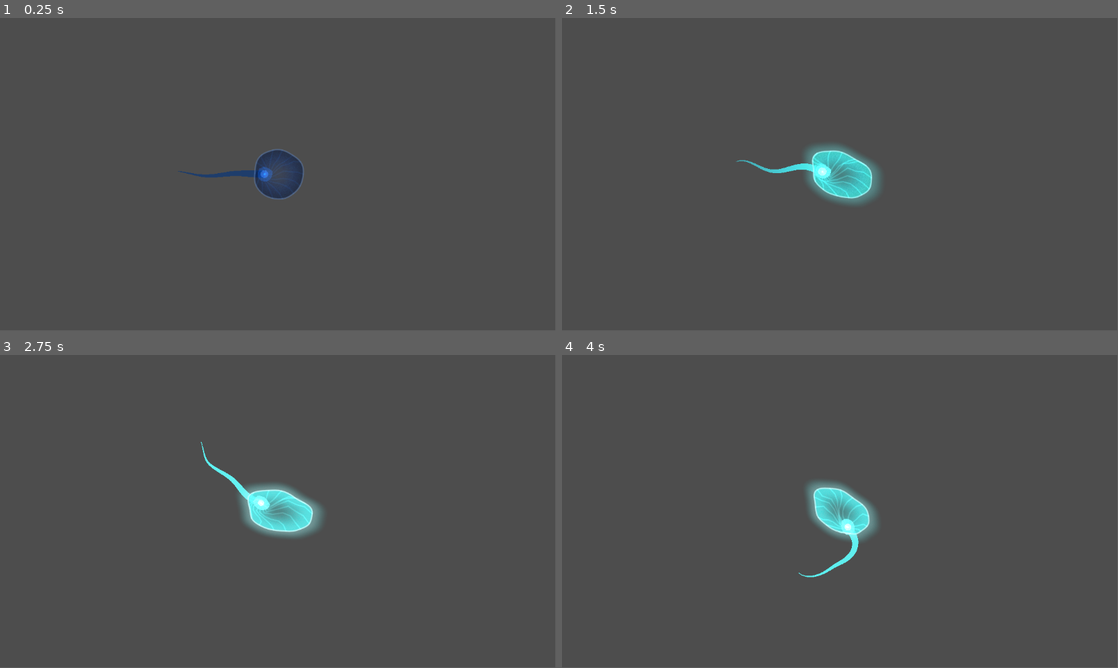
Above: before the commit, frames 1-4 (two rows, left to right).
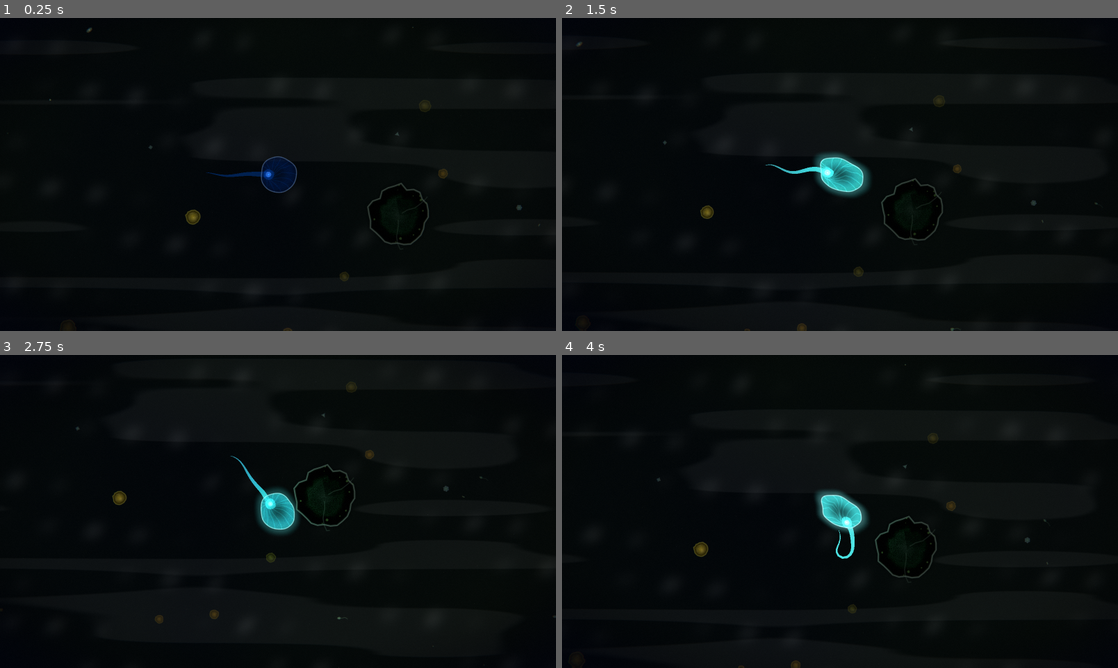
Above: after the commit, the same moments.

Repository: damarbob/crobe-playground
Game: Godot game, scene res://scenes/main.tscn
Two runs of this game, one before a commit and one after it. Both use one fixed random seed, a clock stepped at 60 frames per second and the inputs below.
Inputs:
- Up to frame 1 (0.25 s): no input
- Up to frame 2 (1.5 s): hold Right (ui_right) 0.53-1.28 s; hold Down (ui_down) from 1.28 s (still down)
- Up to frame 3 (2.75 s): release Down (ui_down) at 2.03 s; hold Right (ui_right) from 2.03 s (still down)
- Up to frame 4 (4 s): release Right (ui_right) at 2.78 s; hold Up (ui_up) 2.78-3.53 s; hold Left (ui_left) from 3.53 s (still down)
In our replay, the window is 799x449 before the commit and 800x450 after it. These sizes can differ from the game's own. Grey fills any space a smaller window leaves; there, only what the larger window draws over its background counts as a difference.

The runs differ from the first frame. In frame 1, 100% of the frame differs, in the area x 0-100%, y 0-100%; in frame 2, 99%; in frame 3, 100%; in frame 4, 99%.

Commit message:
Update viewport dimensions and configure microbiome generator
- Increase viewport resolution to 1600x900 in `project.godot` for a wider field of view.
- Assign `Obstacle.tscn` and `organic_debris.tscn` to the microbiome generator script in `main.tscn`.
- Update the `Player` node's `collision_mask` to 6 in `main.tscn` to ensure proper interaction with environmental objects.

Diff:
--- a/project.godot
+++ b/project.godot
@@ -15,6 +15,11 @@
 config/features=PackedStringArray("4.6", "GL Compatibility")
 config/icon="res://icon.svg"
 
+[display]
+
+window/size/viewport_width=1600
+window/size/viewport_height=900
+
 [physics]
 
 3d/physics_engine="Jolt Physics"
--- a/scenes/main.tscn
+++ b/scenes/main.tscn
@@ -1,7 +1,14 @@
 [gd_scene format=3 uid="uid://155xx7s6y6ta"]
 
+[ext_resource type="Script" uid="uid://nlb10llokxv2" path="res://scripts/microbiome_generator.gd" id="1_0wfyh"]
 [ext_resource type="PackedScene" uid="uid://be8qbmt0fe144" path="res://scenes/player.tscn" id="1_o5qli"]
+[ext_resource type="PackedScene" path="res://scenes/obstacle.tscn" id="2_jyhfs"]
+[ext_resource type="PackedScene" path="res://scenes/organic_debris.tscn" id="3_tbgi4"]
 
 [node name="Node2D" type="Node2D" unique_id=478515698]
+script = ExtResource("1_0wfyh")
+obstacle_scene = ExtResource("2_jyhfs")
+organic_debris_scene = ExtResource("3_tbgi4")
 
 [node name="Player" parent="." unique_id=661476950 instance=ExtResource("1_o5qli")]
+collision_mask = 6
